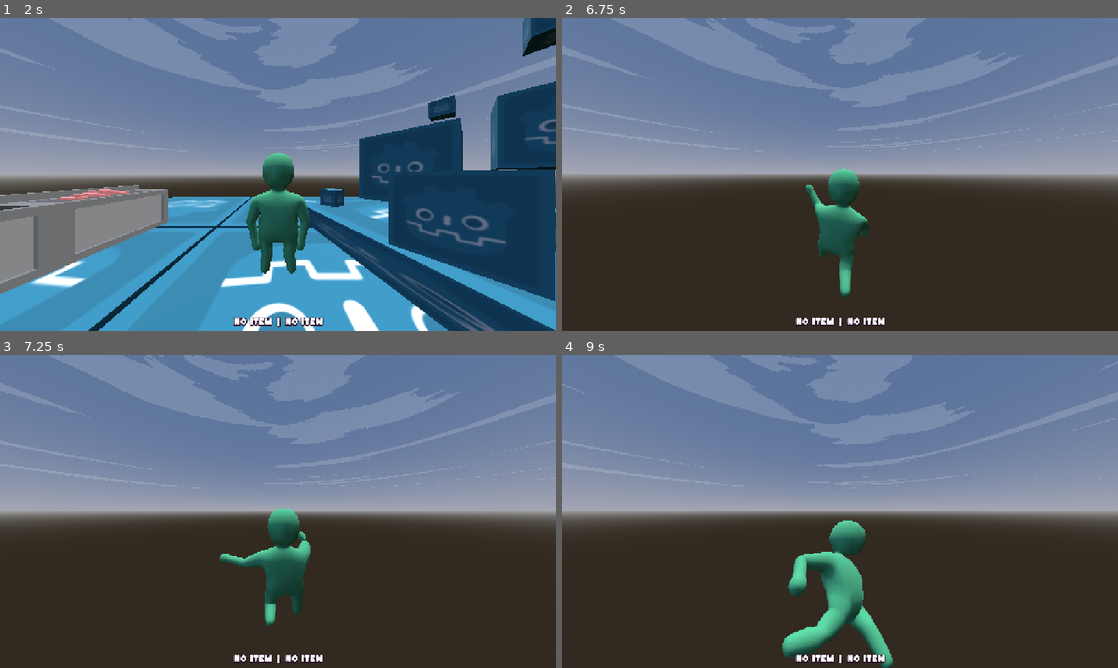
Above: before the commit, frames 1-4 (two rows, left to right).
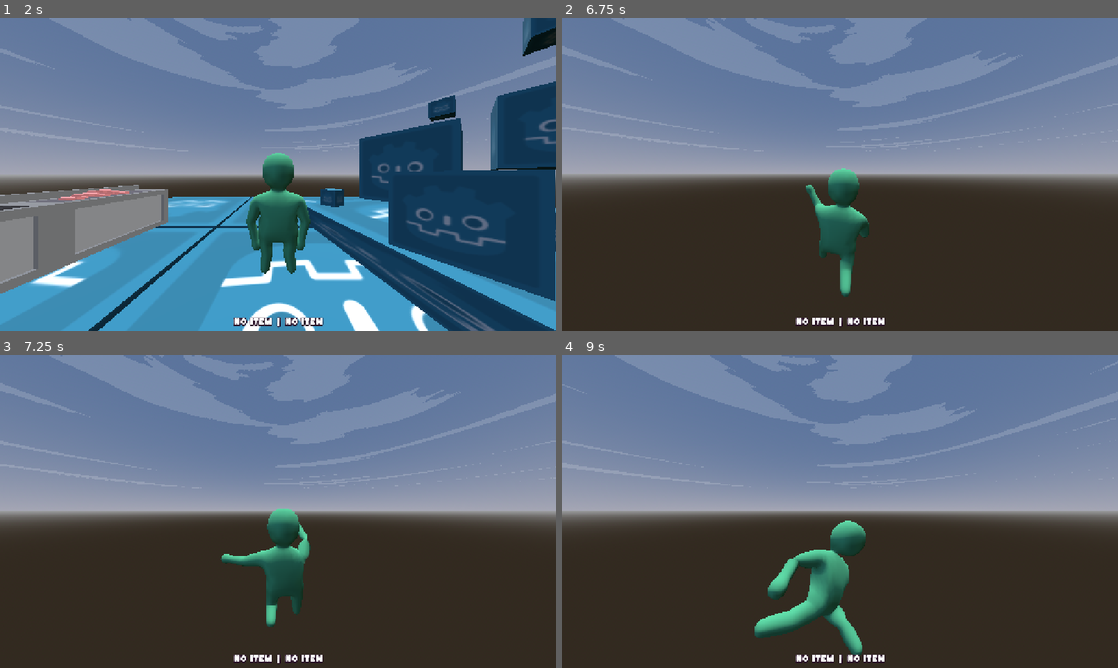
Above: after the commit, the same moments.

Repository: Lost-Rabbit-Digital/ChefWobbles
Game: Godot game, scene res://scenes/user_interface/main_menu.tscn
Same seed, same stepped clock (60 frames per second), same inputs: the game is played once before the commit and once after it. Sound files missing from this copy of the repository are replaced by a short silence.
Inputs (mouse positions are in pixels of both pictures, inside the frame that each line leads up to):
- Up to frame 1 (2 s): move the mouse to (400, 158) at 0.52 s; press the mouse at (400, 158) at 0.53 s; hold D (move_right) 0.53-1.25 s; tap Space (jump) at 0.77 s; release the mouse at (400, 158) at 1.25 s; click "Host Game" at 1.25 s
- Up to frame 2 (6.75 s): move the mouse to (812, 174) at 2.02 s; hold W (move_forward) 2.03-6.53 s; right-click (812, 174) at 2.1 s; tap Space (jump) at 2.27, 3.77, 4.52, 5.27 s; move the mouse to (851, 168) at 2.77 s; tap R (ragdoll) at 2.85, 5.1 s; move the mouse to (834, 180) at 3.52 s; click (834, 180) at 3.6 s; move the mouse to (878, 177) at 4.27 s; hold Right mouse button (grab_right) 4.28-5.03 s; move the mouse to (795, 171) at 5.02 s; move the mouse to (845, 174) at 5.77 s; press the mouse at (845, 174) at 5.78 s; move the mouse to (817, 168) at 6.52 s; release the mouse at (817, 168) at 6.53 s; hold D (move_right) from 6.53 s (still down); right-click (817, 168) at 6.6 s
- Up to frame 3 (7.25 s): keep holding D (move_right); tap Space (jump) at 6.77 s
- Up to frame 4 (9 s): move the mouse to (867, 511) at 7.27 s; release D (move_right) at 7.28 s; hold W (move_forward) from 7.28 s (still down); tap R (ragdoll) at 7.35 s; tap Space (jump) at 7.52, 8.27 s; move the mouse to (812, 511) at 8.02 s; click (812, 511) at 8.1 s; move the mouse to (851, 505) at 8.77 s; hold Right mouse button (grab_right) from 8.78 s (still down)

Frame 1 is identical in both runs. In frame 2, 0.1% of the frame differs, in the area x 43-56%, y 48-90%; in frame 3, 0.3%; in frame 4, 4.6%, in the area x 34-60%, y 52-100%.

Commit message:
Update character_preview.tscn

Diff:
--- a/godot_project/scenes/character_preview.tscn
+++ b/godot_project/scenes/character_preview.tscn
@@ -360,7 +360,7 @@
 [node name="Physical Bone RArm1" type="PhysicalBone3D" parent="Character/Physical/Armature/Skeleton3D"]
 transform = Transform3D(4.76837e-07, -3.99771e-07, 1, 1.90739e-07, -1, -3.99771e-07, 1, 1.90739e-07, -4.76837e-07, -0.915764, 1, -7.10235e-07)
 joint_type = 2
-joint_offset = Transform3D(1, 0, 0, 0, 1, 0, 0, 0, 1, 8.62262e-07, 9.45427e-07, 0.318824)
+joint_offset = Transform3D(1, 0, 0, 0, 1, 0, 0, 0, 1, 8.62262e-07, 9.45424e-07, 0.318824)
 body_offset = Transform3D(1, 1.78814e-07, -4.76837e-07, -4.76837e-07, 3.99771e-07, -1, -1.78814e-07, 1, 3.99771e-07, -7.10235e-07, 0.318824, -1.07288e-06)
 friction = 0.2
 linear_damp_mode = 1
@@ -379,7 +379,7 @@
 [node name="Physical Bone RArm2" type="PhysicalBone3D" parent="Character/Physical/Armature/Skeleton3D"]
 transform = Transform3D(4.76837e-07, -3.12925e-07, 1, 8.64307e-08, -1, -3.12925e-07, 1, 8.64308e-08, -4.76837e-07, -1.61446, 1, 1.12567e-06)
 joint_type = 2
-joint_offset = Transform3D(1, 0, 0, 0, 1, 0, 0, 0, 1, -9.44527e-07, 4.53029e-06, 0.379885)
+joint_offset = Transform3D(1, 0, 0, 0, 1, 0, 0, 0, 1, -9.44527e-07, 4.53028e-06, 0.379885)
 body_offset = Transform3D(1, 7.45059e-08, -4.76837e-07, -4.76837e-07, 3.12925e-07, -1, -7.45058e-08, 1, 3.12925e-07, 1.12567e-06, 0.379885, -4.64916e-06)
 friction = 0.2
 linear_damp_mode = 1
@@ -423,7 +423,7 @@
 shape = SubResource("CapsuleShape3D_b1rjh")
 
 [node name="Physical Bone LLeg2" type="PhysicalBone3D" parent="Character/Physical/Armature/Skeleton3D"]
-transform = Transform3D(2.13163e-14, 1, 5.58791e-08, -6.52869e-08, -5.58791e-08, 1, 1, -2.84217e-14, 6.52869e-08, 0.39344, -0.818529, 1.3113e-06)
+transform = Transform3D(1.42109e-14, 1, 5.58791e-08, -6.52869e-08, -5.58791e-08, 1, 1, -2.13163e-14, 6.52869e-08, 0.39344, -0.81853, 1.3113e-06)
 joint_type = 2
 joint_offset = Transform3D(1, 0, 0, 0, 1, 0, 0, 0, 1, -1.3635e-06, -2.20986e-06, 0.266813)
 body_offset = Transform3D(1, 7.1328e-08, 1.91847e-13, 1.7053e-13, 6.89176e-08, -1, -7.1328e-08, 1, 1.28522e-07, 1.3635e-06, 0.266813, 2.17557e-06)
@@ -452,7 +452,7 @@
 [node name="Physical Bone RLeg1" type="PhysicalBone3D" parent="Character/Physical/Armature/Skeleton3D"]
 transform = Transform3D(-1.49012e-07, 0.999677, 0.0254156, 1.61894e-07, -0.0254156, 0.999677, 1, 1.53079e-07, -1.58055e-07, -0.386656, -0.284904, 2.82653e-06)
 joint_type = 2
-joint_offset = Transform3D(1, 0, 0, 0, 1, 0, 0, 0, 1, -2.78435e-06, 1.73351e-06, 0.266901)
+joint_offset = Transform3D(1, 0, 0, 0, 1, 0, 0, 0, 1, -2.78435e-06, 1.7335e-06, 0.266901)
 body_offset = Transform3D(1, 1.99936e-07, 1.01759e-07, 1.01759e-07, 4.09782e-08, -1, -1.99936e-07, 1, -1.86264e-08, 2.75719e-06, 0.266901, -1.72853e-06)
 friction = 0.2
 linear_damp_mode = 1
